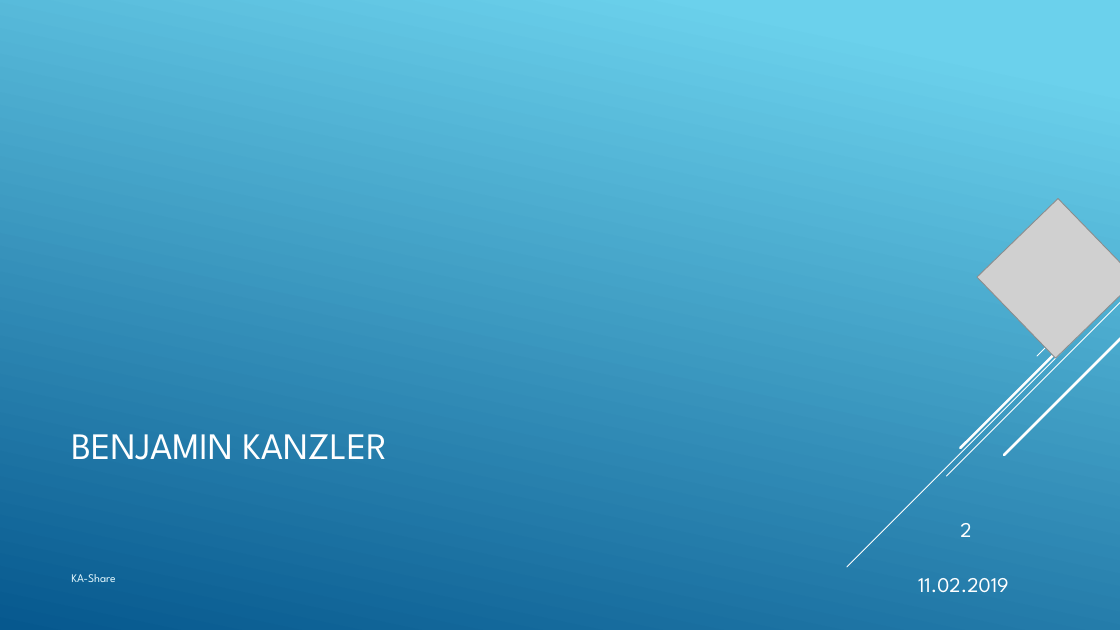
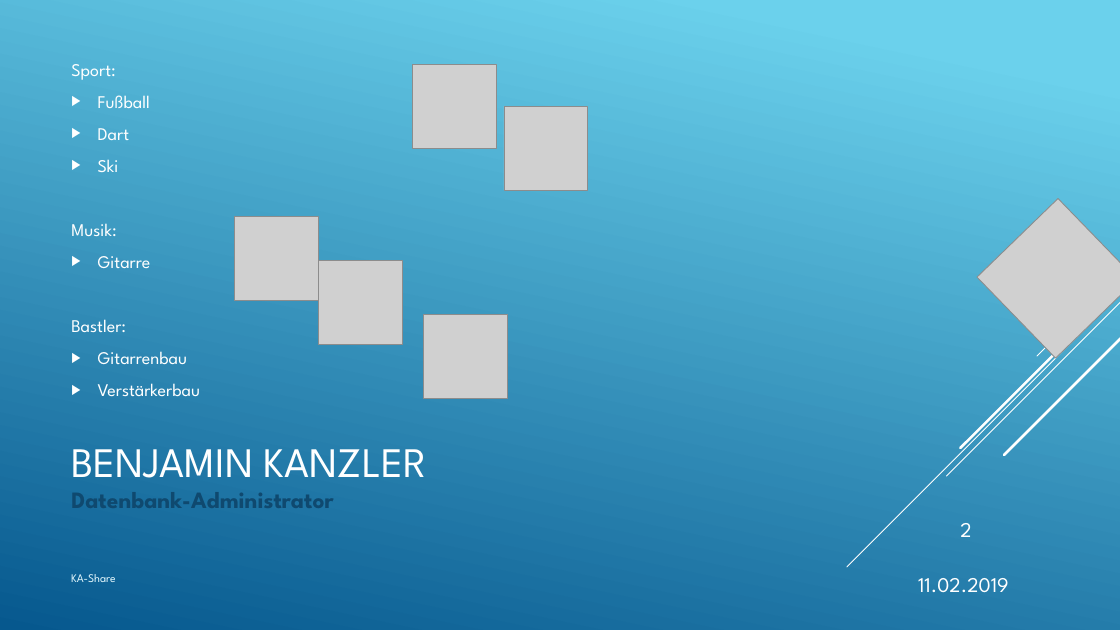
Before and after one commit to KanBen86/ProjektCarsharing, a slide deck: slide 2 of Präsentation/KA-Share.pptx. Drawn at 1120x630 pixels with LibreOffice and Linux fonts; fonts in the diff are those of the drawing; grey boxes stand for pictures. Boxes give left, top, right and bottom in pixels: in the first picture for what was removed or moved away, otherwise in the second. Text is boxed around its words. In the diff, an @@ line names an element or a change of style, - is before the commit and + after.

Commit message:
Profilfolie eingefügt

```diff
--- a/Präsentation/KA-Share.pptx
+++ b/Präsentation/KA-Share.pptx
@@ text added at [71,64,201,396], 15.3 pt, text #FFFFFF @@
+Sport:
+▶ Fußball
+▶ Dart
+▶ Ski
+Musik:
+▶ Gitarre
+Bastler:
+▶ Gitarrenbau
+▶ Verstärkerbau
@@ picture added at [413,64,497,148] @@
@@ picture added at [504,106,588,190] @@
@@ picture added at [234,217,318,301] @@
@@ picture added at [318,260,402,344] @@
@@ picture added at [424,314,508,398] @@
@@ title "BENJAMIN KANZLER": place and size @@
-title "BENJAMIN KANZLER" at [71,434,387,460]
+title "BENJAMIN KANZLER" at [71,449,427,478]
@@ title "BENJAMIN KANZLER" at [71,449,427,478]: size 32 to 36 pt; vertical alignment bottom to middle @@
@@ text added at [71,492,334,508], 20 pt, text #0F496F, bold @@
+Datenbank-Administrator
```
